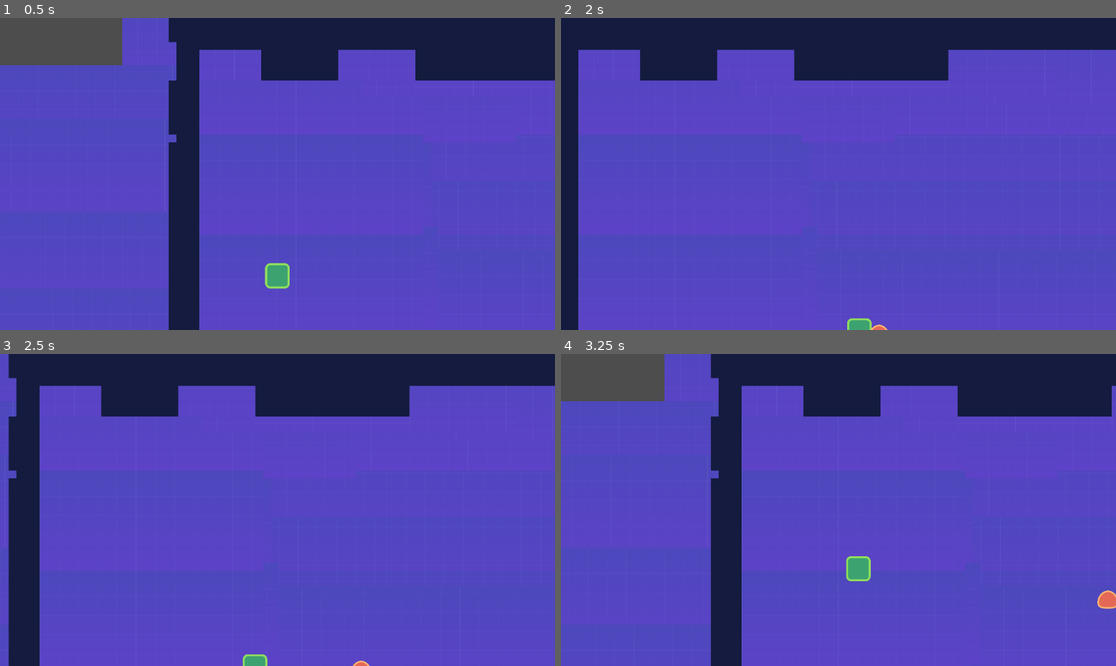
Above: before the commit, frames 1-4 (two rows, left to right).
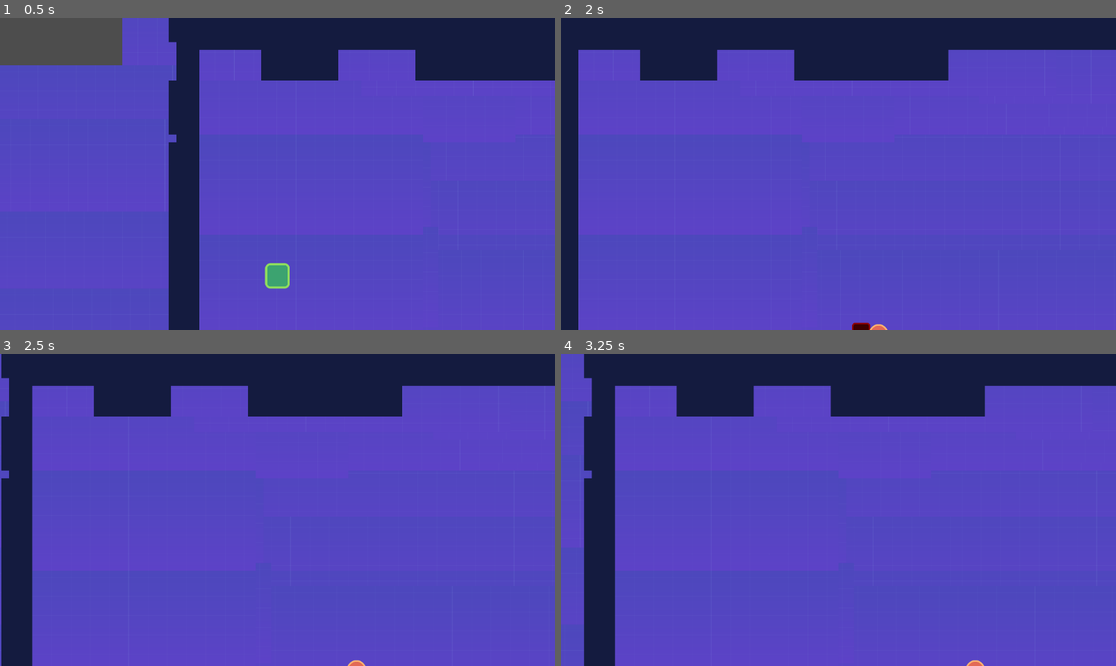
Above: after the commit, the same moments.

Repository: Ladzsz/ladPlatformer
Game: Godot game, scene res://src/Levels/level.tscn
The game is run twice, just before and just after one commit, with the same random seed, the same clock (stepped at 60 frames per second) and the same inputs. This scene is started directly instead of the project's main scene.
Inputs:
- Up to frame 1 (0.5 s): no input
- Up to frame 2 (2 s): tap Enter (ui_accept) at 0.5, 0.77, 1.52 s; hold Right (ui_right) from 0.53 s (still down)
- Up to frame 3 (2.5 s): release Right (ui_right) at 2.03 s; hold Left (ui_left) from 2.03 s (still down)
- Up to frame 4 (3.25 s): release Left (ui_left) at 2.78 s; hold Right (ui_right) from 2.78 s (still down); tap Enter (ui_accept) at 3.02 s

Frame 1 is identical in both runs. In frame 2, 0.2% of the frame differs, in the area x 51-59%, y 96-100%; in frame 3, 3.4%; in frame 4, 18%, in the area x 0-100%, y 0-100%.

Commit message:
fixed jump bug, added death animation

Diff:
--- a/src/Characters/Hero.tscn
+++ b/src/Characters/Hero.tscn
@@ -41,3 +41,4 @@
 position_smoothing_enabled = true
 
 [connection signal="body_entered" from="Hero/Area2D" to="Hero" method="_on_area_2d_body_entered"]
+[connection signal="body_exited" from="Hero/Area2D" to="Hero" method="_on_area_2d_body_exited"]
--- a/src/Characters/characters.gd
+++ b/src/Characters/characters.gd
@@ -18,6 +18,11 @@
 		die()
 
 func die():
+	print("enemy die")
+	modulate = Color.RED
+	var tween = create_tween()
+	tween.tween_property(self, "scale", Vector2.ZERO, 0.2)
+	await tween.finished
 	queue_free()
 
 func _physics_process(delta: float) -> void:
--- a/src/Characters/grunts.tscn
+++ b/src/Characters/grunts.tscn
@@ -1,7 +1,13 @@
 [gd_scene format=3 uid="uid://dfow60uh0dsv5"]
 
 [ext_resource type="Texture2D" uid="uid://csmjcc3vl0non" path="res://assets/enemy.png" id="1_7a2gn"]
-[ext_resource type="Script" uid="uid://dofgoo03i1pl6" path="res://grunts.gd" id="1_ibh7n"]
+[ext_resource type="Script" uid="uid://dofgoo03i1pl6" path="res://src/Characters/grunts.gd" id="1_ibh7n"]
+
+[sub_resource type="RectangleShape2D" id="RectangleShape2D_ibh7n"]
+size = Vector2(34, 29)
+
+[sub_resource type="RectangleShape2D" id="RectangleShape2D_gstte"]
+size = Vector2(34, 29)
 
 [node name="Node2D" type="Node2D" unique_id=25196000]
 
@@ -15,8 +21,15 @@
 scale = Vector2(0.40740734, 0.4032258)
 texture = ExtResource("1_7a2gn")
 
-[node name="CollisionPolygon2D" type="CollisionPolygon2D" parent="grunts" unique_id=396651905]
-polygon = PackedVector2Array(-13, -13, -6, -17, -1, -18, 5, -17, 9, -15, 13, -12, 18, -5, 21, 4, 18, 14, 11, 17, 3, 18, -7, 18, -16, 15, -19, 12, -21, 6, -19, -2, -16, -9)
+[node name="RayCast2D" type="RayCast2D" parent="grunts" unique_id=984294588]
+position = Vector2(16.9, 0)
 
-[node name="RayCast2D" type="RayCast2D" parent="grunts" unique_id=984294588]
-target_position = Vector2(13, 19)
+[node name="CollisionShape2D" type="CollisionShape2D" parent="grunts" unique_id=2094696815]
+position = Vector2(0, 5)
+shape = SubResource("RectangleShape2D_ibh7n")
+
+[node name="hitbox" type="Area2D" parent="grunts" unique_id=1841916283]
+
+[node name="CollisionShape2D" type="CollisionShape2D" parent="grunts/hitbox" unique_id=604840913]
+position = Vector2(0, 4.5)
+shape = SubResource("RectangleShape2D_gstte")
--- a/src/Characters/hero.gd
+++ b/src/Characters/hero.gd
@@ -2,7 +2,12 @@
 
 #overiding die from characters
 func die():
-	await get_tree().create_timer(1.0).timeout
+	print("hero die")
+	modulate = Color.RED
+	var tween = create_tween()
+	tween.tween_property(self, "scale", Vector2.ZERO, 0.2)
+	await tween.finished
+	await get_tree().create_timer(3.0).timeout
 	get_tree().reload_current_scene()
 
 #user input
@@ -19,7 +24,7 @@
 func _on_area_2d_body_entered(body: Node2D) -> void:
 	if body.is_in_group("enemies"):
 		#hurt enemy if above
-		if velocity.y > 0 and global_position.y < body.global_position.y:
+		if global_position.y < body.global_position.y - 10 and velocity.y > -100:
 			body.take_damage(100)
 			velocity.y = -200
 		else:
--- /dev/null
+++ b/src/main.tscn
@@ -0,0 +1,7 @@
+[gd_scene format=3 uid="uid://c1171yool162l"]
+
+[ext_resource type="PackedScene" uid="uid://bmvpepk5q7yl0" path="res://src/Levels/Level1.tscn" id="1_eewff"]
+
+[node name="Main" type="Node2D" unique_id=513338144]
+
+[node name="Node2D" parent="." unique_id=159299005 instance=ExtResource("1_eewff")]
Renamed: grunts.gd -> src/Characters/grunts.gd
Renamed: grunts.gd.uid -> src/Characters/grunts.gd.uid
